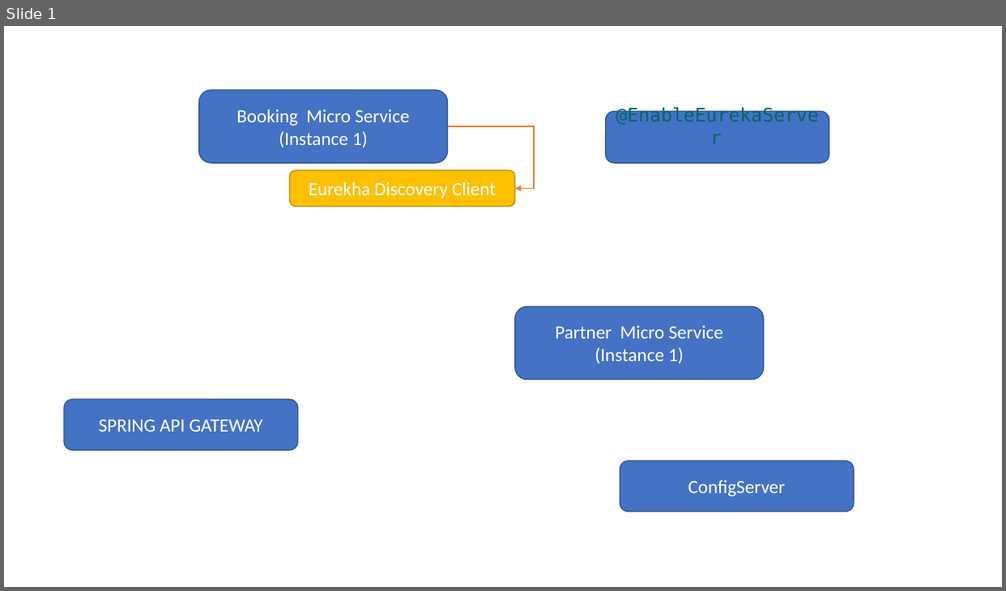
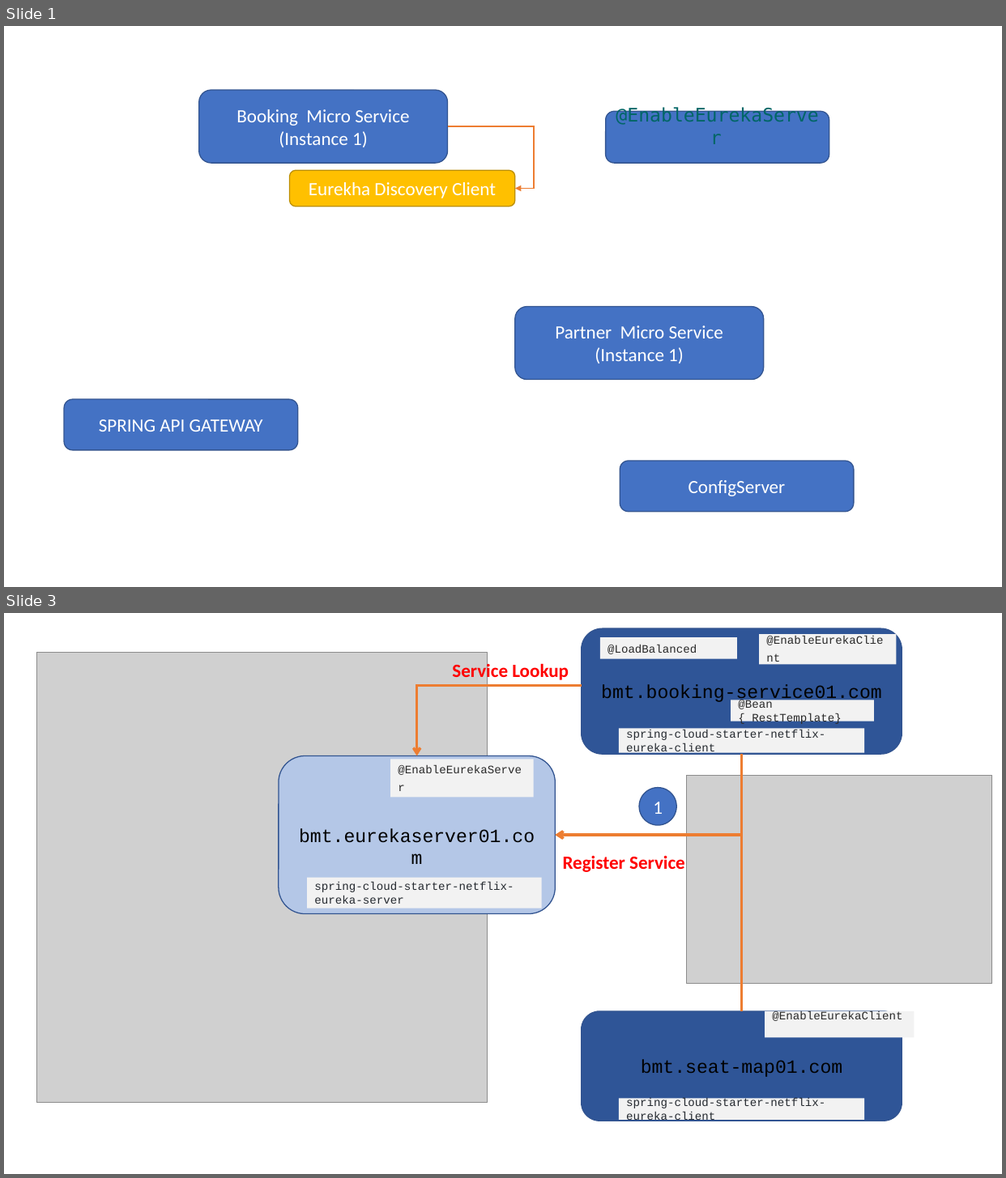
Before and after one commit to rkumar-bengaluru/algoes, a slide deck: src/spring/spring.boot.pptx. Shown one above the other, each under a label of ours: slide 1 before the commit, slides 1 and 3 after it; the slides between them are not shown. The pictures are 1006x591 and 1006x1178 pixels, drawn with LibreOffice and Linux fonts; fonts in the diff are those of the drawing; grey boxes stand for pictures. Boxes give left, top, right and bottom in pixels: in the first picture for what was removed or moved away, otherwise in the second. Text is boxed around its words. In the diff, an @@ line names an element or a change of style, - is before the commit and + after.

Commit message:
cloud

```diff
--- a/src/spring/spring.boot.pptx
+++ b/src/spring/spring.boot.pptx
@@ slide 3 added at bbox=[4, 613, 1002, 1174], background #FFFFFF @@
@@ rounded rectangle added at bbox=[582, 628, 901, 755], fill #2F5597, outline #325491 1 pt, 18 pt, text #000000 @@
+bmt.booking-service01.com
@@ rectangle added at bbox=[760, 634, 897, 664], fill #F2F2F2, 11 pt, text #292929 @@
+@EnableEurekaClient
@@ rectangle added at bbox=[600, 637, 737, 659], fill #F2F2F2, 11 pt, text #292929 @@
+@LoadBalanced
@@ text added at bbox=[452, 662, 569, 683], 18 pt, text #FF0000, bold @@
+Service Lookup
@@ elbow arrow added from (582, 686) to (417, 756), #ED7D31 2.5 pt @@
@@ rectangle added at bbox=[731, 700, 874, 722], fill #F2F2F2, 11 pt, text #292929 @@
+@Bean { RestTemplate}
@@ rectangle added at bbox=[619, 728, 864, 753], fill #F2F2F2, 11 pt, text #24292F @@
+spring-cloud-starter-netflix-eureka-client
@@ elbow arrow added from (741, 755) to (555, 835), #ED7D31 2.5 pt @@
@@ picture added at bbox=[687, 776, 992, 983] @@
@@ ellipse added at bbox=[640, 787, 677, 825], fill #4472C4, outline #325491 1 pt, 18 pt, text #FFFFFF @@
+1
@@ elbow arrow added from (741, 1012) to (555, 835), #ED7D31 2.5 pt @@
@@ group added at bbox=[37, 652, 556, 1102]: 2 rectangles, 1 picture, 1 rounded rectangle @@
+bmt.eurekaserver01.com
+@EnableEurekaServer
+spring-cloud-starter-netflix-eureka-server
@@ text added at bbox=[563, 856, 685, 872], 18 pt, text #FF0000, bold @@
+Register Service
@@ rounded rectangle added at bbox=[582, 1012, 901, 1121], fill #2F5597, outline #325491 1 pt, 18 pt, text #000000 @@
+bmt.seat-map01.com
@@ rectangle added at bbox=[765, 1012, 914, 1037], fill #F2F2F2, 11 pt, text #292929 @@
+@EnableEurekaClient
@@ rectangle added at bbox=[619, 1099, 864, 1121], fill #F2F2F2, 11 pt, text #24292F @@
+spring-cloud-starter-netflix-eureka-client
```
Also in this commit, not shown: 2 slides changed, 5 other files.
